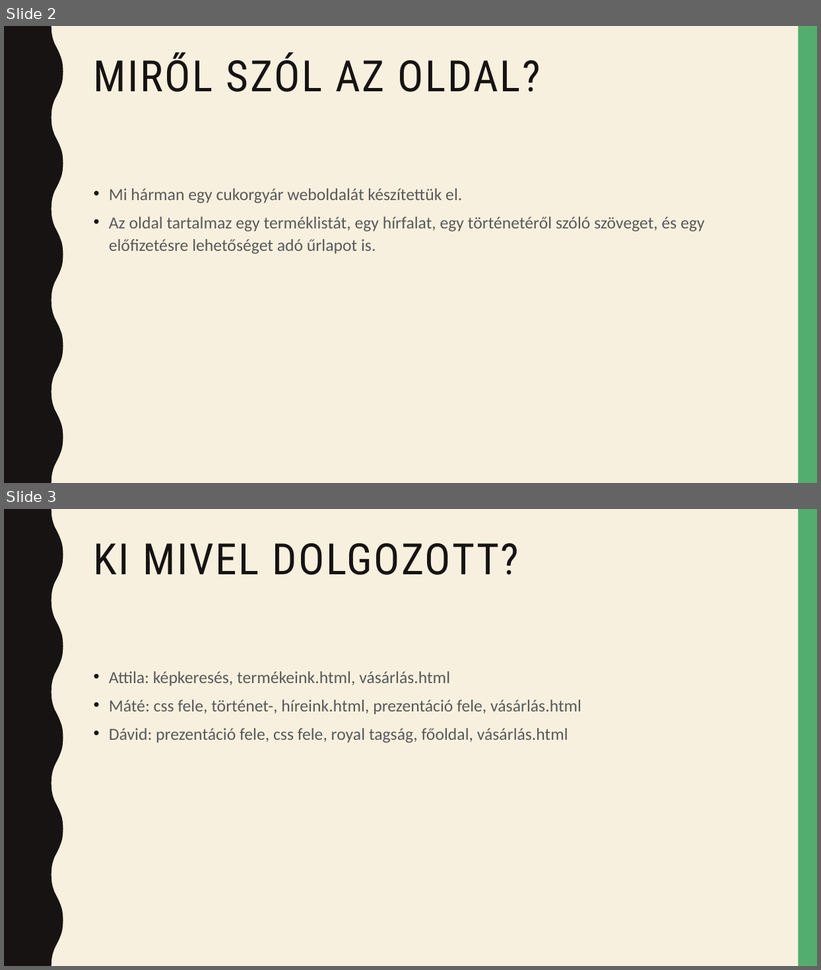
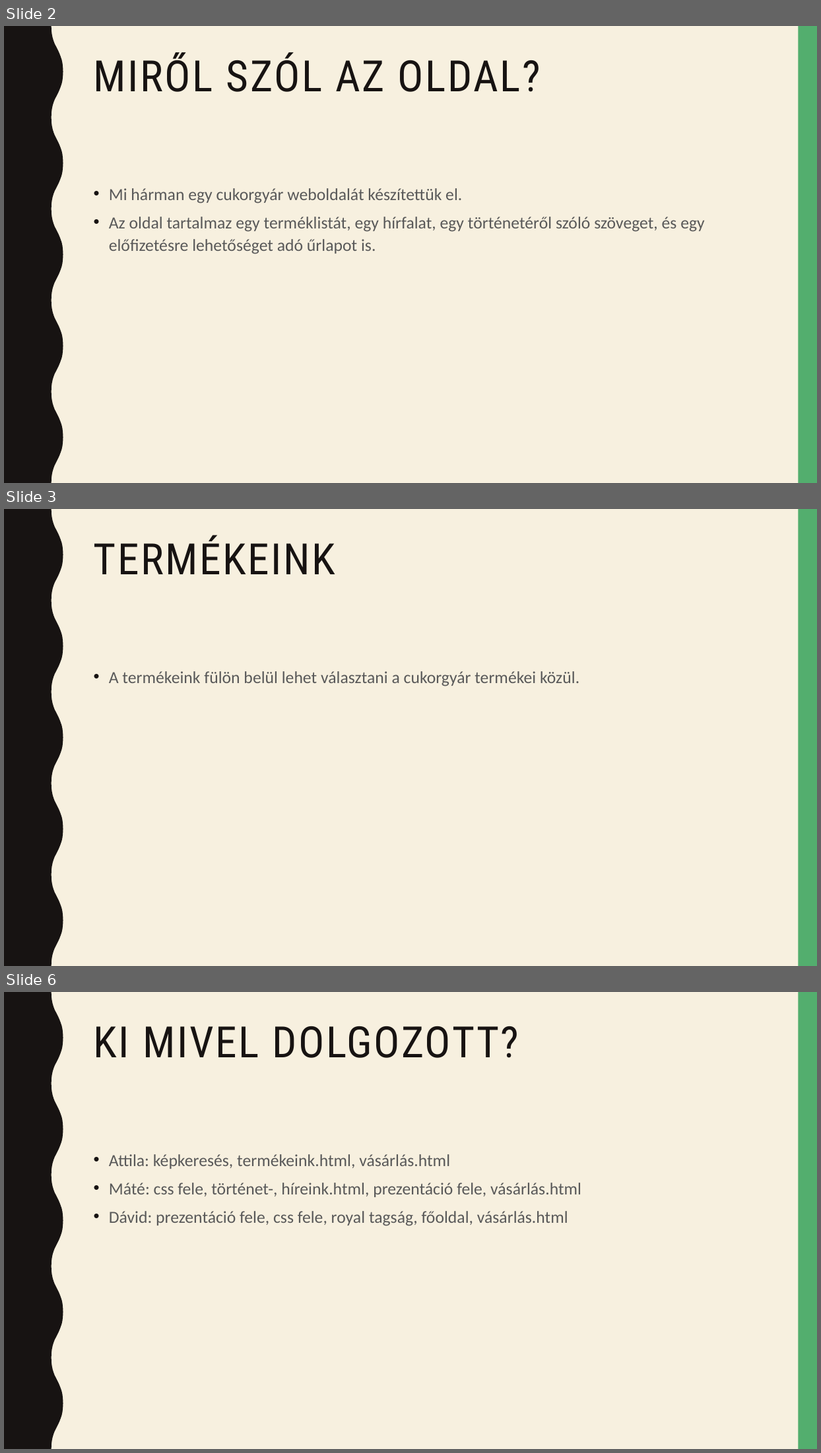
Before and after one commit to David05xd/cukorgyar, a slide deck: Royal candy cukorgyár.pptx. Shown one above the other, each under a label of ours: slides 2 and 3 before the commit, slides 2, 3 and 6 after it; the slides between them are not shown. The pictures are 821x970 and 821x1453 pixels, drawn with LibreOffice and Linux fonts; fonts in the diff are those of the drawing. Boxes give left, top, right and bottom in pixels: in the first picture for what was removed or moved away, otherwise in the second. Text is boxed around its words. In the diff, an @@ line names an element or a change of style, - is before the commit and + after.

```diff
--- a/Royal candy cukorgyár.pptx
+++ b/Royal candy cukorgyár.pptx
@@ slide 3 added at bbox=[4, 509, 817, 966], background #F7F0DF; not listed: 2 template elements that a slide beside it also shows @@
@@ title added at bbox=[94, 535, 336, 574], 51 pt, text #171312 @@
+TERMÉKEINK
@@ text added at bbox=[109, 671, 580, 687], 20 pt, text #595959 @@
+• A termékeink fülön belül lehet választani a cukorgyár termékei közül.
@@ what was slide 3 is now slide 6 @@
```
Also in this commit, not shown: 2 other slides added, 1 other file.
